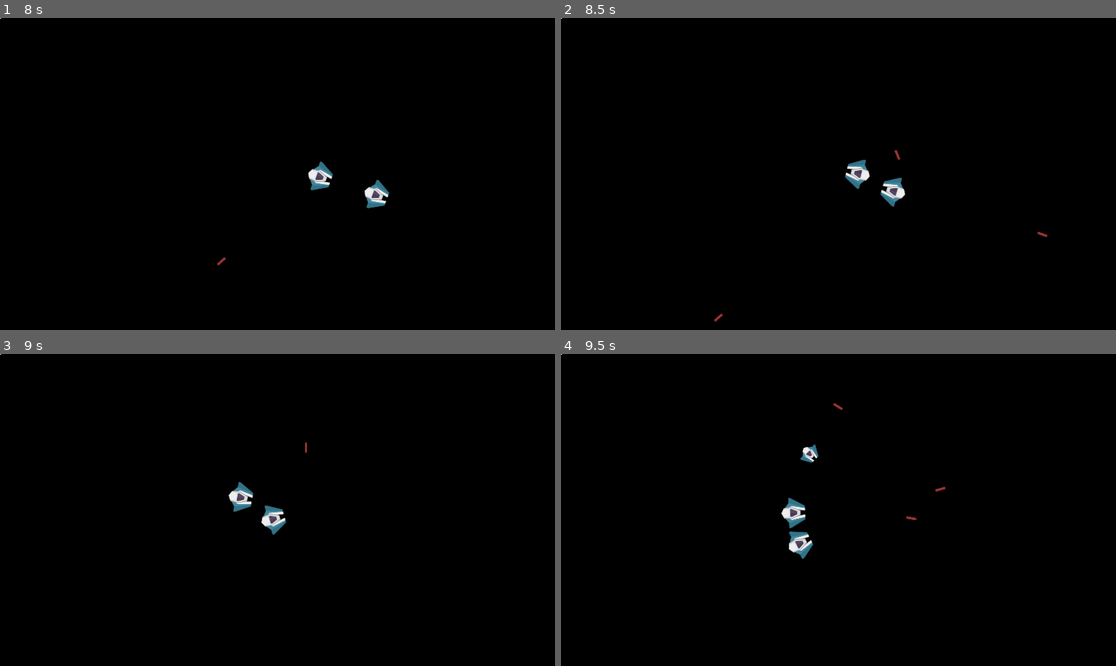
Above: before the commit, frames 1-4 (two rows, left to right).
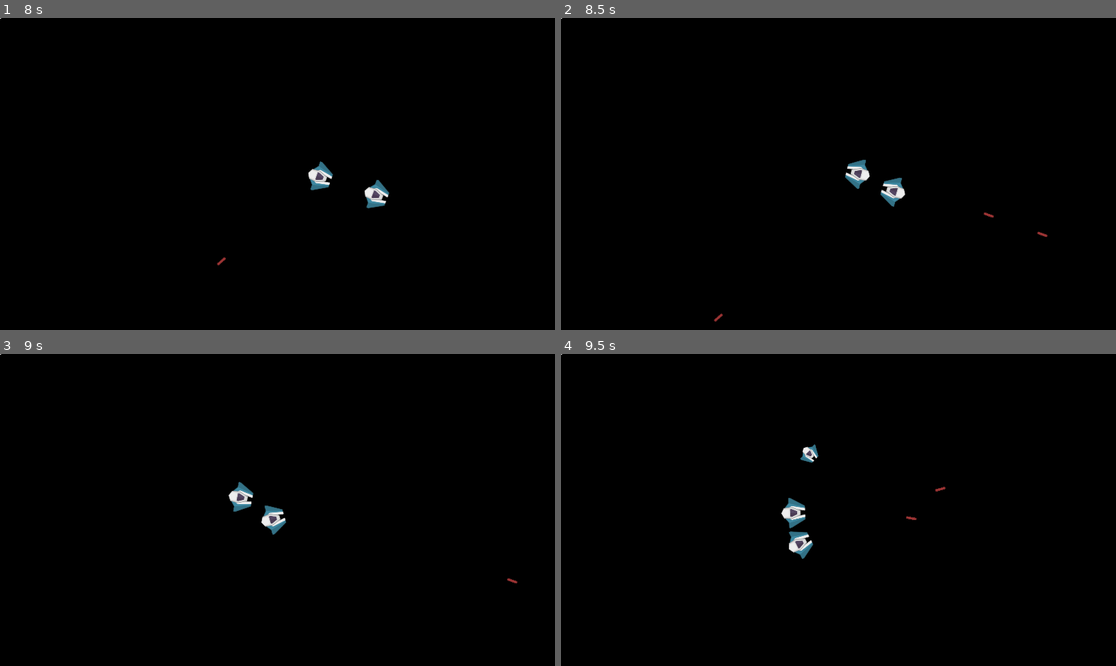
Above: after the commit, the same moments.

Repository: kagombos/LudumDare54
Game: Godot game, scene res://test_level.tscn
Same seed, same stepped clock (60 frames per second), same inputs: the game is played once before the commit and once after it.
Inputs (mouse positions are in pixels of both pictures, inside the frame that each line leads up to):
- Up to frame 1 (8 s): tap Enter at 0.5 s; move the mouse to (249, 236) at 0.52 s; move the mouse to (444, 220) at 1.27 s; move the mouse to (111, 127) at 2.02 s; move the mouse to (305, 174) at 2.77 s; move the mouse to (194, 96) at 3.52 s; move the mouse to (399, 158) at 4.27 s; move the mouse to (166, 189) at 5.02 s; move the mouse to (333, 105) at 5.77 s; move the mouse to (249, 236) at 6.52 s; move the mouse to (444, 220) at 7.27 s
- Up to frame 2 (8.5 s): move the mouse to (672, 127) at 8.02 s
- Up to frame 3 (9 s): move the mouse to (305, 510) at 8.77 s
- Up to frame 4 (9.5 s): no input

Frame 1 is identical in both runs. In frame 2, less than 0.1% of the frame differs, in the area x 60-78%, y 42-65%; in frame 3, less than 0.1%; in frame 4, less than 0.1%.

Commit message:
Collision Readjustment

Diff:
--- a/Enemies/Prefabs/Projectiles/turret_laser_1.tscn
+++ b/Enemies/Prefabs/Projectiles/turret_laser_1.tscn
@@ -8,6 +8,7 @@
 [node name="Turret_Laser1" type="RigidBody2D"]
 position = Vector2(472, 448)
 collision_layer = 2
+collision_mask = 4
 gravity_scale = 0.0
 script = ExtResource("1_7i87q")
 
--- a/Enemies/Prefabs/orbiter.tscn
+++ b/Enemies/Prefabs/orbiter.tscn
@@ -10,6 +10,7 @@
 gravity_scale = 0.0
 linear_damp = 7.5
 script = ExtResource("1_mdcjb")
+canShoot = true
 
 [node name="CollisionShape2D" type="CollisionShape2D" parent="."]
 scale = Vector2(4.2, 5.5)
--- a/Enemies/Scripts/Orbiter.gd
+++ b/Enemies/Scripts/Orbiter.gd
@@ -9,6 +9,8 @@
 @export var orbitRadius = 200
 
 @export var accelRate = 200000
+
+@export var canShoot = false
 
 var turretCD = -1
 
@@ -32,7 +34,7 @@
 			apply_force(-transform.x*accelRate*delta)
 		else:
 			apply_force(transform.y*accelRate*orbitDirection*0.4*delta)
-	if turretCD >= fireRate:
+	if turretCD >= fireRate and canShoot:
 		turretCD -= fireRate
 		var bullet_instance = bullet.instantiate()
 		bullet_instance.position = $LaserPoint.get_global_position()
